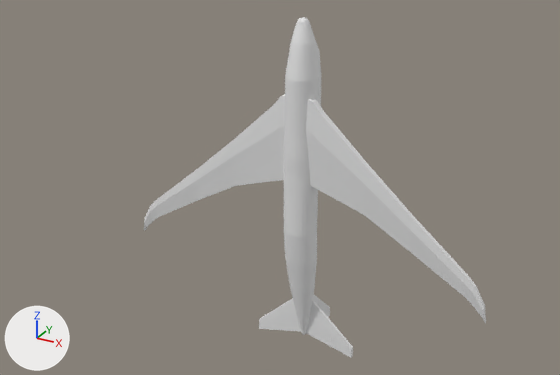
The OBJ model assets/airplane/lp_747_no_texture.obj, before and after one commit.
Both versions are drawn from a 50 mm lens placed at (1.3, -2.55, 1.29), pointed at (-0.12, 0.05, -0.01). Every picture has the same lights, and +X, +Y and +Z are marked at lower left. Where no turn or scale is listed for an object, it has been applied to the vertices.
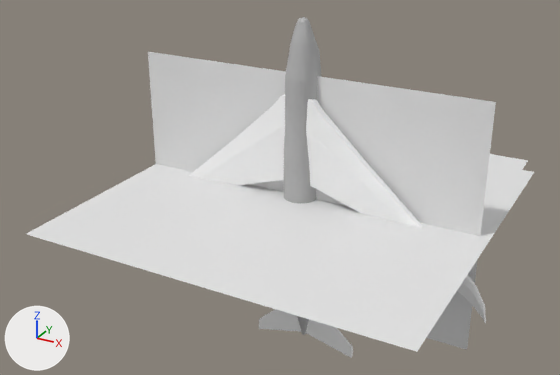
What changed in the scene script:
```text
Add img_texture_png:
    img_texture_png = load_image('texture.png', 'texture.png', 100, 200, 'sRGB')
Add mat_material_003:
    mat_material_003 = principled_material('Material.003')
    mat_material_003.texture = img_texture_png
Add mat_ebil0:
    mat_ebil0 = principled_material('eBIL0')
    mat_ebil0.base_color = (0.8, 0.8, 0.8)  # white #e7e7e7
Add mat_b747:
    mat_b747 = principled_material('b747')
    mat_b747.base_color = (0.8, 0.8, 0.8)  # white #e7e7e7
Add mat_747_8_wing_design:
    mat_747_8_wing_design = principled_material('747-8-wing-design')
    mat_747_8_wing_design.base_color = (0.8, 0.8, 0.8)  # white #e7e7e7
Change me_cylinder_cylinder_001:
    where me_cylinder_cylinder_001.from_pydata(...)  # 554 vertices, 514 faces; spans x -0.072..0.067, y -0.075..0.09, z -0.703..0.714
    remove me_cylinder_cylinder_001.materials.append(mat_null)  # white #e7e7e7
    add me_cylinder_cylinder_001.materials.append(mat_material_003)  # picture img_texture_png
Add me_ebil0:
    me_ebil0.from_pydata([(-0.726, -0.782, -0.006), (0.769, -0.782, -0.006), (-0.726, 0.713, -0.006), (0.769, 0.713, -0.006)], [], [(0, 1, 3, 2)])
    me_ebil0.materials.append(mat_ebil0)  # its picture is missing
Add me_b747:
    me_b747.from_pydata([(0.73, 0.0, -0.5), (-0.73, 0.0, -0.5), (0.73, 0.0, 0.5), (-0.73, 0.0, 0.5)], [], [(0, 1, 3, 2)])
    me_b747.materials.append(mat_b747)  # its picture is missing
Add me_747_8_wing_design:
    me_747_8_wing_design.from_pydata([(0.686, 0.004, -0.07), (-0.653, 0.004, -0.07), (0.686, 1.004, -0.07), (-0.653, 1.004, -0.07)], [], [(0, 1, 3, 2)])
    me_747_8_wing_design.materials.append(mat_747_8_wing_design)  # its picture is missing
Add ob_ebil0:
    ob_ebil0 = bpy.data.objects.new('eBIL0', me_ebil0)
    ob_ebil0.location = (0.0, 0.0, 0.0)
Add ob_b747:
    ob_b747 = bpy.data.objects.new('b747', me_b747)
    ob_b747.location = (0.0, 0.0, 0.0)
Add ob_747_8_wing_design:
    ob_747_8_wing_design = bpy.data.objects.new('747-8-wing-design', me_747_8_wing_design)
    ob_747_8_wing_design.location = (0.0, 0.0, 0.0)
```

Changed parts and their boxes (x1, y1, x2, y2) in the pictures (560 x 375 px):
'eBIL0', added: after (26, 164, 534, 352)
'b747', added: after (148, 52, 496, 350)
'Cylinder_Cylinder.001', recoloured: (284, 17, 321, 335) in both
'747-8-wing-design', added: after (489, 154, 528, 170)
